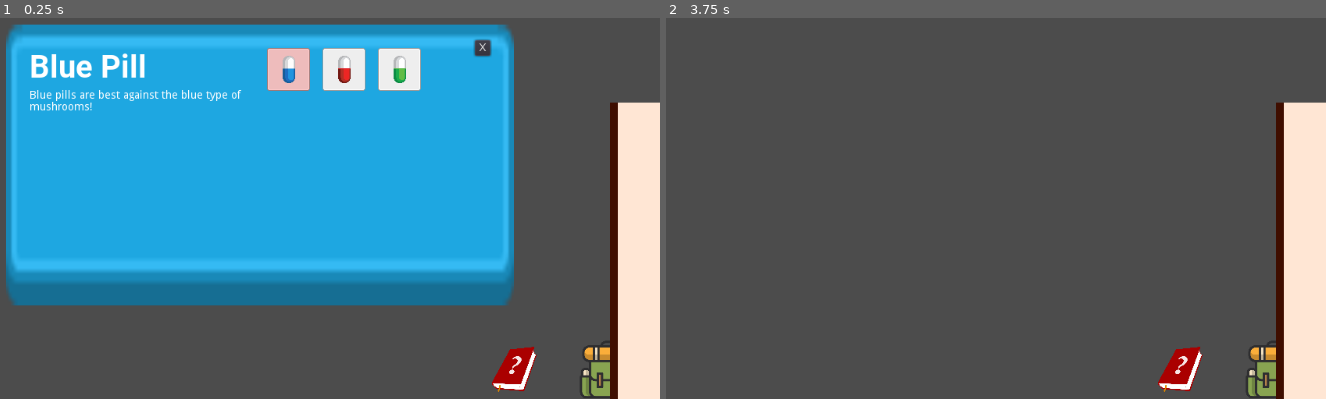
Above: before the commit, frames 1-2 (left to right).
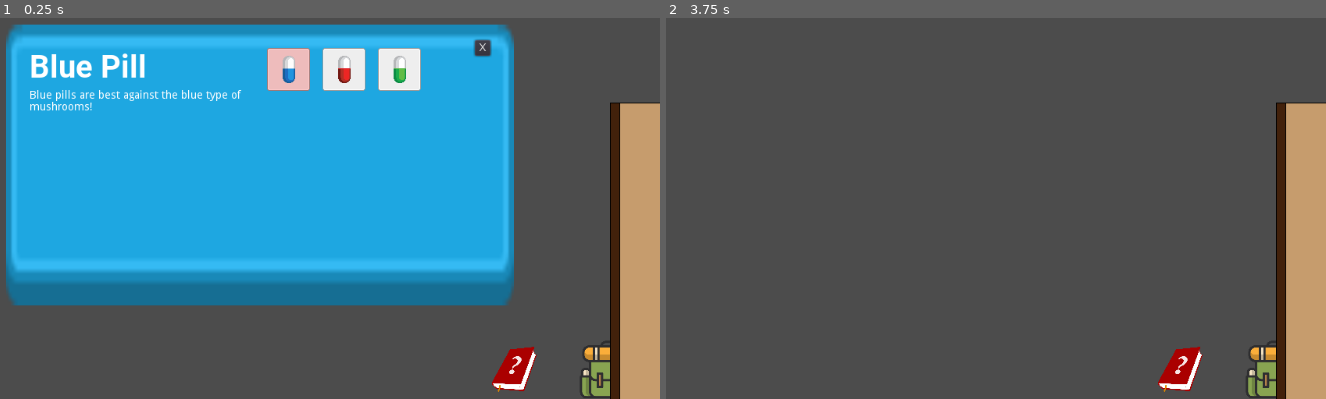
Above: after the commit, the same moments.

Repository: kleimaj/gaming-club-dev
Game: Godot game, scene res://Interface/HUD.tscn
Same seed, same stepped clock (60 frames per second), same inputs: the game is played once before the commit and once after it.
Inputs (mouse positions are in pixels of both pictures, inside the frame that each line leads up to):
- Up to frame 1 (0.25 s): no input
- Up to frame 2 (3.75 s): click (1180, 368) at 0.5 s; click (1180, 368) at 1.25 s; click (1180, 368) at 2 s; click (1273, 368) at 2.75 s; click "X" at 3.5 s

The runs differ from the first frame. In frame 1, 5.1% of the frame differs, in the area x 92-100%, y 22-100%; in frame 2, 5.1%.

Commit message:
implements TurnPageNextB animation

Diff:
--- a/Interface/Book.tscn
+++ b/Interface/Book.tscn
@@ -144,6 +144,45 @@
 "values": [ false ]
 }
 
+[sub_resource type="Animation" id=3]
+resource_name = "TurnPageNextB"
+tracks/0/type = "value"
+tracks/0/path = NodePath("Page3:polygon")
+tracks/0/interp = 1
+tracks/0/loop_wrap = true
+tracks/0/imported = false
+tracks/0/enabled = true
+tracks/0/keys = {
+"times": PoolRealArray( 0, 1 ),
+"transitions": PoolRealArray( 1, 1 ),
+"update": 0,
+"values": [ PoolVector2Array( 12.397, 165.216, 12.567, 797.139, 26.044, 803.427, 25.875, 171.503 ), PoolVector2Array( 480, 229, 480, 880, 960, 880, 960, 220 ) ]
+}
+tracks/1/type = "value"
+tracks/1/path = NodePath("Page3:visible")
+tracks/1/interp = 1
+tracks/1/loop_wrap = true
+tracks/1/imported = false
+tracks/1/enabled = true
+tracks/1/keys = {
+"times": PoolRealArray( 0 ),
+"transitions": PoolRealArray( 1 ),
+"update": 1,
+"values": [ true ]
+}
+tracks/2/type = "value"
+tracks/2/path = NodePath("Page2:visible")
+tracks/2/interp = 1
+tracks/2/loop_wrap = true
+tracks/2/imported = false
+tracks/2/enabled = true
+tracks/2/keys = {
+"times": PoolRealArray( 0 ),
+"transitions": PoolRealArray( 1 ),
+"update": 1,
+"values": [ false ]
+}
+
 [node name="Book" type="Control"]
 margin_right = 40.0
 margin_bottom = 40.0
@@ -157,10 +196,9 @@
 uv = PoolVector2Array( 0, 0, 0, 640, 480, 640, 480, 0 )
 
 [node name="Page2" type="Polygon2D" parent="."]
-visible = false
 z_index = 5
 texture = ExtResource( 2 )
-polygon = PoolVector2Array( 960, 220, 960, 880, 960, 960, 960, 120 )
+polygon = PoolVector2Array( 960, 220, 960, 880, 1440, 880, 1440, 220 )
 uv = PoolVector2Array( 0, 0, 0, 640, 480, 640, 480, 0 )
 
 [node name="Page3" type="Polygon2D" parent="."]
@@ -177,3 +215,4 @@
 [node name="AnimationPlayer" type="AnimationPlayer" parent="."]
 anims/Idle = SubResource( 1 )
 anims/TurnPageNextA = SubResource( 2 )
+anims/TurnPageNextB = SubResource( 3 )
Not shown: 1 places in Interface/Book.tscn that only renumber resources
